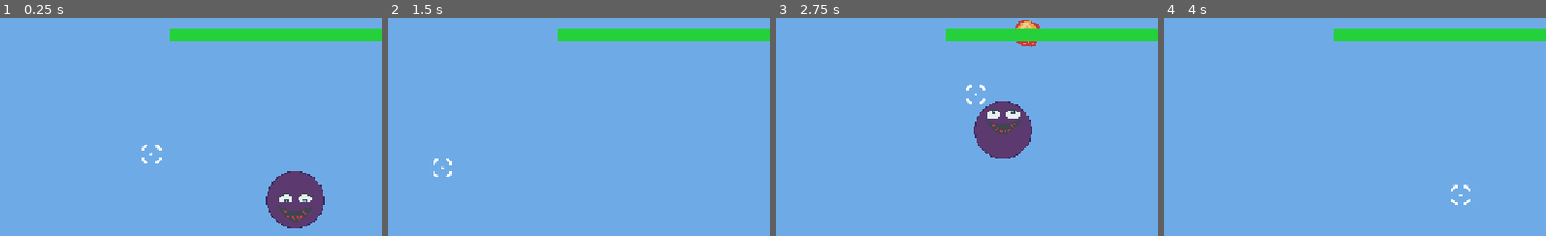
Above: before the commit, frames 1-4 (left to right).
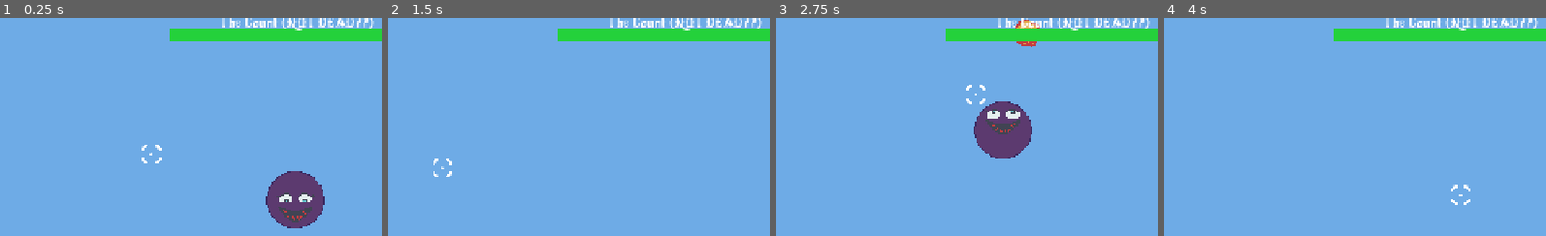
Above: after the commit, the same moments.

Repository: PACarniglia/count-hawk-down
Game: Godot game, scene res://scenes/world/WorldBossTest.tscn
Two runs of this game, one before a commit and one after it. Both use one fixed random seed, a clock stepped at 60 frames per second and the inputs below. This scene is started directly instead of the project's main scene. Sound files missing from this copy of the repository are replaced by a short silence.
Inputs (mouse positions are % of the whole screen's width and height, from its top left):
- Up to frame 1 (0.25 s): no input
- Up to frame 2 (1.5 s): tap Enter at 0.5 s; move the mouse to (72, 45) at 0.52 s; hold D (move_right) from 0.53 s (still down); click (72, 45) at 0.6 s; tap W (move_jump) at 0.77 s; move the mouse to (29, 55) at 1.27 s; right-click (29, 55) at 1.35 s
- Up to frame 3 (2.75 s): tap W (move_jump) at 1.52 s; move the mouse to (59, 28) at 2.02 s; release D (move_right) at 2.03 s; hold A (move_left) from 2.03 s (still down); click (59, 28) at 2.1 s
- Up to frame 4 (4 s): move the mouse to (44, 70) at 2.77 s; release A (move_left) at 2.78 s; hold D (move_right) from 2.78 s (still down); right-click (44, 70) at 2.85 s; click (44, 70) at 2.92 s; tap W (move_jump) at 3.02, 3.77 s; move the mouse to (80, 65) at 3.52 s; click (80, 65) at 3.6 s
The pictures show only the part of the screen within x 10-60%, y 0-50%; the shares and areas given below are measured in that part.

The runs differ from the first frame. In frame 1, 0.9% of the frame differs, in the area x 58-98%, y 0-6%; in frame 2, 0.9%; in frame 3, 0.9%; in frame 4, 0.9%.

Commit message:
feat: add new rooms for reflect gaming. Also add boss hp bar title

Diff:
--- a/scenes/Rooms/05_boss_room.tscn
+++ b/scenes/Rooms/05_boss_room.tscn
@@ -1,13 +1,13 @@
 [gd_scene format=3 uid="uid://bqj5s1m7s0w5n"]
 
-[ext_resource type="Script" path="res://scenes/Rooms/BossRoom.gd" id="1_room"]
+[ext_resource type="Script" uid="uid://c7vyi3o0smtkv" path="res://scenes/Rooms/BossRoom.gd" id="1_room"]
 [ext_resource type="PackedScene" path="res://scenes/prefabs/platform/platform.tscn" id="2_platform"]
-[ext_resource type="PackedScene" path="res://scenes/prefabs/enemy/boss.tscn" id="4_boss"]
+[ext_resource type="PackedScene" uid="uid://bd8m7xdua4xwv" path="res://scenes/prefabs/enemy/boss.tscn" id="4_boss"]
 
-[node name="Node2D" type="Node2D" unique_id=562082982]
+[node name="Node2D2" type="Node2D" unique_id=562082982]
 script = ExtResource("1_room")
+boss_scene = ExtResource("4_boss")
 room_id = "boss"
-boss_scene = ExtResource("4_boss")
 
 [node name="Ground" parent="." unique_id=1268826291 instance=ExtResource("2_platform")]
 position = Vector2(0, 394)
--- a/scenes/Rooms/05_reflect_lane.tscn
+++ b/scenes/Rooms/05_reflect_lane.tscn
@@ -1,66 +1,63 @@
-[gd_scene format=3]
+[gd_scene format=3 uid="uid://bglixis2l8yon"]
 
-[ext_resource type="Script" path="res://scenes/world/Room.gd" id="1_room"]
+[ext_resource type="Script" uid="uid://lwkwjbnto4et" path="res://scenes/world/Room.gd" id="1_room"]
 [ext_resource type="PackedScene" path="res://scenes/prefabs/platform/platform.tscn" id="2_platform"]
-[ext_resource type="PackedScene" path="res://scenes/prefabs/doors/Door.tscn" id="3_door"]
+[ext_resource type="PackedScene" uid="uid://mh6or3kwpk8x" path="res://scenes/prefabs/doors/Door.tscn" id="3_door"]
 [ext_resource type="PackedScene" path="res://scenes/prefabs/enemy/turret.tscn" id="4_turret"]
 
-[node name="ReflectLane" type="Node2D"]
+[node name="ReflectLane" type="Node2D" unique_id=66854694]
 script = ExtResource("1_room")
 room_id = "reflect_lane"
 
-[node name="Ground" parent="." instance=ExtResource("2_platform")]
+[node name="Ground" parent="." unique_id=1127660212 instance=ExtResource("2_platform")]
 position = Vector2(0, 394)
 platform_size = Vector2(1376, 48)
 platform_color = Color(0.14902, 0.172549, 0.239216, 1)
 
-[node name="Ceiling" parent="." instance=ExtResource("2_platform")]
+[node name="Ceiling" parent="." unique_id=1959520271 instance=ExtResource("2_platform")]
 position = Vector2(0, -374)
 platform_size = Vector2(1376, 48)
 platform_color = Color(0.14902, 0.172549, 0.239216, 1)
 
-[node name="WallLeft" parent="." instance=ExtResource("2_platform")]
+[node name="WallLeft" parent="." unique_id=941995239 instance=ExtResource("2_platform")]
 position = Vector2(-664, 10)
 rotation = 1.5708
 platform_size = Vector2(816, 48)
 platform_color = Color(0.14902, 0.172549, 0.239216, 1)
 
-[node name="WallRight" parent="." instance=ExtResource("2_platform")]
+[node name="WallRight" parent="." unique_id=1573720267 instance=ExtResource("2_platform")]
 position = Vector2(664, 10)
 rotation = 1.5708
 platform_size = Vector2(816, 48)
 platform_color = Color(0.14902, 0.172549, 0.239216, 1)
 
-[node name="CameraAnchor" type="Marker2D" parent="."]
+[node name="CameraAnchor" type="Marker2D" parent="." unique_id=1154390753]
 position = Vector2(0, 10)
 
-[node name="EntryPointLeft" type="Marker2D" parent="."]
+[node name="EntryPointLeft" type="Marker2D" parent="." unique_id=155893262]
 position = Vector2(-600, 352)
 
-[node name="EntryPointRight" type="Marker2D" parent="."]
+[node name="EntryPointRight" type="Marker2D" parent="." unique_id=1203516740]
 position = Vector2(600, 352)
 
-[node name="DoorToRanged" parent="." instance=ExtResource("3_door")]
+[node name="DoorToRanged" parent="." unique_id=1614983523 instance=ExtResource("3_door")]
 position = Vector2(-600, 330)
 target_room_id = "ranged"
 target_entry_id = "EntryPointRight"
 
-[node name="DoorToReflectArena" parent="." instance=ExtResource("3_door")]
+[node name="DoorToReflectArena" parent="." unique_id=1852528611 instance=ExtResource("3_door")]
 position = Vector2(600, 330)
 target_room_id = "reflect_arena"
 target_entry_id = "EntryPointLeft"
 
-[node name="MidPlatform" parent="." instance=ExtResource("2_platform")]
-position = Vector2(0, 218)
+[node name="MidPlatform" parent="." unique_id=501538549 instance=ExtResource("2_platform")]
+position = Vector2(1, 259)
+scale = Vector2(5.24, 1)
 platform_size = Vector2(260, 20)
 platform_color = Color(0.14902, 0.172549, 0.239216, 1)
 
-[node name="LeftTurret" parent="." instance=ExtResource("4_turret")]
-position = Vector2(-500, 150)
-missile_launch_direction = Vector2(1, 0)
+[node name="LeftTurret" parent="." unique_id=1983828602 instance=ExtResource("4_turret")]
+position = Vector2(532, 347)
+fire_interval = 1.5
+missile_launch_direction = Vector2(-1, 0)
 state_id = "reflect_lane_turret_01"
-
-[node name="RightTurret" parent="." instance=ExtResource("4_turret")]
-position = Vector2(500, 150)
-missile_launch_direction = Vector2(-1, 0)
-state_id = "reflect_lane_turret_02"
--- a/scenes/Rooms/06_reflect_arena.tscn
+++ b/scenes/Rooms/06_reflect_arena.tscn
@@ -1,81 +1,126 @@
-[gd_scene format=3]
+[gd_scene format=3 uid="uid://gu2ewil1h55b"]
 
-[ext_resource type="Script" path="res://scenes/world/Room.gd" id="1_room"]
+[ext_resource type="Script" uid="uid://lwkwjbnto4et" path="res://scenes/world/Room.gd" id="1_room"]
 [ext_resource type="PackedScene" path="res://scenes/prefabs/platform/platform.tscn" id="2_platform"]
-[ext_resource type="PackedScene" path="res://scenes/prefabs/doors/Door.tscn" id="3_door"]
+[ext_resource type="PackedScene" uid="uid://mh6or3kwpk8x" path="res://scenes/prefabs/doors/Door.tscn" id="3_door"]
 [ext_resource type="PackedScene" path="res://scenes/prefabs/enemy/turret.tscn" id="4_turret"]
+[ext_resource type="PackedScene" path="res://scenes/prefabs/enemy/enemy.tscn" id="5_5vv3l"]
 
-[node name="ReflectArena" type="Node2D"]
+[node name="ReflectArena" type="Node2D" unique_id=187829707]
 script = ExtResource("1_room")
 room_id = "reflect_arena"
 
-[node name="Ground" parent="." instance=ExtResource("2_platform")]
+[node name="Ground" parent="." unique_id=1334638415 instance=ExtResource("2_platform")]
 position = Vector2(0, 394)
 platform_size = Vector2(1376, 48)
 platform_color = Color(0.14902, 0.172549, 0.239216, 1)
 
-[node name="Ceiling" parent="." instance=ExtResource("2_platform")]
+[node name="Ceiling" parent="." unique_id=314162074 instance=ExtResource("2_platform")]
 position = Vector2(0, -374)
 platform_size = Vector2(1376, 48)
 platform_color = Color(0.14902, 0.172549, 0.239216, 1)
 
-[node name="WallLeft" parent="." instance=ExtResource("2_platform")]
+[node name="WallLeft" parent="." unique_id=943501684 instance=ExtResource("2_platform")]
 position = Vector2(-664, 10)
 rotation = 1.5708
 platform_size = Vector2(816, 48)
 platform_color = Color(0.14902, 0.172549, 0.239216, 1)
 
-[node name="WallRight" parent="." instance=ExtResource("2_platform")]
+[node name="WallRight" parent="." unique_id=359581311 instance=ExtResource("2_platform")]
 position = Vector2(664, 10)
 rotation = 1.5708
 platform_size = Vector2(816, 48)
 platform_color = Color(0.14902, 0.172549, 0.239216, 1)
 
-[node name="CameraAnchor" type="Marker2D" parent="."]
+[node name="CameraAnchor" type="Marker2D" parent="." unique_id=752861078]
 position = Vector2(0, 10)
 
-[node name="EntryPointLeft" type="Marker2D" parent="."]
-position = Vector2(-600, 352)
+[node name="EntryPointLeft" type="Marker2D" parent="." unique_id=672816256]
+position = Vector2(-611, -165)
 
-[node name="EntryPointRight" type="Marker2D" parent="."]
+[node name="EntryPointRight" type="Marker2D" parent="." unique_id=452086810]
 position = Vector2(600, 352)
 
-[node name="DoorToReflectLane" parent="." instance=ExtResource("3_door")]
-position = Vector2(-600, 330)
+[node name="DoorToReflectLane" parent="." unique_id=585421360 instance=ExtResource("3_door")]
+position = Vector2(-611, -187)
 target_room_id = "reflect_lane"
 target_entry_id = "EntryPointRight"
 
-[node name="DoorToZigZag" parent="." instance=ExtResource("3_door")]
+[node name="DoorToZigZag" parent="." unique_id=1262672751 instance=ExtResource("3_door")]
 position = Vector2(600, 330)
 target_room_id = "zig_zag"
 target_entry_id = "EntryPointLeft"
 
-[node name="UpperPlatform" parent="." instance=ExtResource("2_platform")]
-position = Vector2(0, 130)
+[node name="UpperPlatform" parent="." unique_id=1338783243 instance=ExtResource("2_platform")]
+position = Vector2(-538, 121.999985)
+scale = Vector2(0.78125, 24.717758)
 platform_size = Vector2(260, 20)
 platform_color = Color(0.14902, 0.172549, 0.239216, 1)
 
-[node name="CenterPlatform" parent="." instance=ExtResource("2_platform")]
-position = Vector2(0, 255)
+[node name="UpperPlatform2" parent="." unique_id=908273978 instance=ExtResource("2_platform")]
+position = Vector2(-242, -48.999996)
+scale = Vector2(0.6347656, 29.952349)
+platform_size = Vector2(260, 20)
+platform_color = Color(0.14902, 0.172549, 0.239216, 1)
+
+[node name="UpperPlatform3" parent="." unique_id=754545236 instance=ExtResource("2_platform")]
+position = Vector2(395, 93)
+scale = Vector2(1.874768, 3.5523481)
+platform_size = Vector2(260, 20)
+platform_color = Color(0.14902, 0.172549, 0.239216, 1)
+
+[node name="UpperPlatform4" parent="." unique_id=883776040 instance=ExtResource("2_platform")]
+position = Vector2(280, -40)
+scale = Vector2(1.874768, 3.5523481)
+platform_size = Vector2(260, 20)
+platform_color = Color(0.14902, 0.172549, 0.239216, 1)
+
+[node name="UpperPlatform5" parent="." unique_id=428615382 instance=ExtResource("2_platform")]
+position = Vector2(52.000046, 87)
+scale = Vector2(-0.12522829, 3.253959)
+platform_size = Vector2(260, 20)
+platform_color = Color(0.14902, 0.172549, 0.239216, 1)
+
+[node name="UpperPlatform6" parent="." unique_id=182507983 instance=ExtResource("2_platform")]
+position = Vector2(564.00006, -192.00002)
+scale = Vector2(-0.12522829, 3.253959)
+platform_size = Vector2(260, 20)
+platform_color = Color(0.14902, 0.172549, 0.239216, 1)
+
+[node name="CenterPlatform" parent="." unique_id=1534334340 instance=ExtResource("2_platform")]
+position = Vector2(-11, 147)
+scale = Vector2(0.24000001, 22.310001)
 platform_size = Vector2(380, 20)
 platform_color = Color(0.14902, 0.172549, 0.239216, 1)
 
-[node name="LeftTurretHigh" parent="." instance=ExtResource("4_turret")]
-position = Vector2(-520, -130)
-missile_launch_direction = Vector2(1, 0)
-state_id = "reflect_arena_turret_01"
-
-[node name="RightTurretHigh" parent="." instance=ExtResource("4_turret")]
-position = Vector2(520, -130)
-missile_launch_direction = Vector2(-1, 0)
+[node name="RightTurretHigh" parent="." unique_id=1426880040 instance=ExtResource("4_turret")]
+position = Vector2(565, -245)
+missile_launch_direction = Vector2(-1, 1)
 state_id = "reflect_arena_turret_02"
 
-[node name="LeftTurretLow" parent="." instance=ExtResource("4_turret")]
-position = Vector2(-500, 60)
-missile_launch_direction = Vector2(0.92, 0.4)
+[node name="LeftTurretLow" parent="." unique_id=958022426 instance=ExtResource("4_turret")]
+position = Vector2(71, 347)
+missile_launch_direction = Vector2(1, -1)
 state_id = "reflect_arena_turret_03"
 
-[node name="RightTurretLow" parent="." instance=ExtResource("4_turret")]
-position = Vector2(500, 60)
-missile_launch_direction = Vector2(-0.92, 0.4)
+[node name="LeftTurretLow2" parent="." unique_id=1999104643 instance=ExtResource("4_turret")]
+position = Vector2(54, 35)
+missile_launch_direction = Vector2(1, 0)
+state_id = "reflect_arena_turret_03"
+
+[node name="RightTurretLow" parent="." unique_id=174716776 instance=ExtResource("4_turret")]
+position = Vector2(541, 349)
+missile_launch_direction = Vector2(-0.92, -0.4)
 state_id = "reflect_arena_turret_04"
+
+[node name="Enemy" parent="." unique_id=863857788 instance=ExtResource("5_5vv3l")]
+position = Vector2(-392, 336)
+
+[node name="Enemy2" parent="." unique_id=1327530092 instance=ExtResource("5_5vv3l")]
+position = Vector2(-156, 341)
+
+[node name="Enemy3" parent="." unique_id=864509243 instance=ExtResource("5_5vv3l")]
+position = Vector2(200, -106)
+
+[node name="Enemy4" parent="." unique_id=1416102851 instance=ExtResource("5_5vv3l")]
+position = Vector2(244, 30)
--- a/scenes/prefabs/enemy/boss.gd
+++ b/scenes/prefabs/enemy/boss.gd
@@ -246,6 +246,19 @@
 	bar_fill.offset_bottom = hp_bar_height
 	root.add_child(bar_fill)
 
+	var label := Label.new()
+	label.text = "The Count (NOT DEAD??)"
+	label.horizontal_alignment = HORIZONTAL_ALIGNMENT_CENTER
+	label.anchor_left = 0.0
+	label.anchor_right = 1.0
+	label.anchor_top = 0.0
+	label.anchor_bottom = 0.0
+	label.offset_left = 0.0
+	label.offset_right = 0.0
+	label.offset_top = -24.0
+	label.offset_bottom = -2.0
+	root.add_child(label)
+
 	_hp_ui_root = root
 	_hp_bar_fill = bar_fill
 
